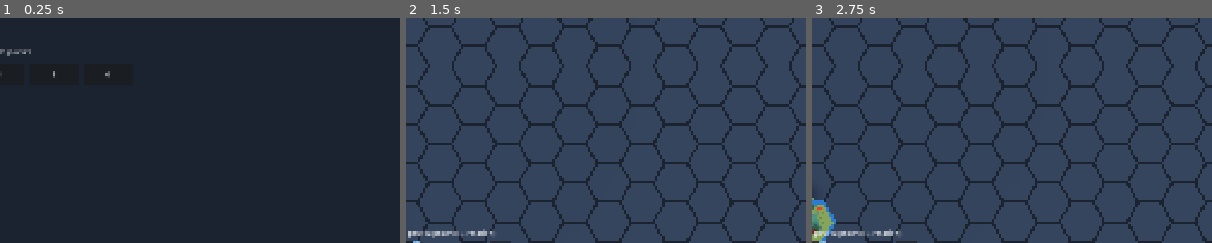
Above: before the commit, frames 1-3 (left to right).
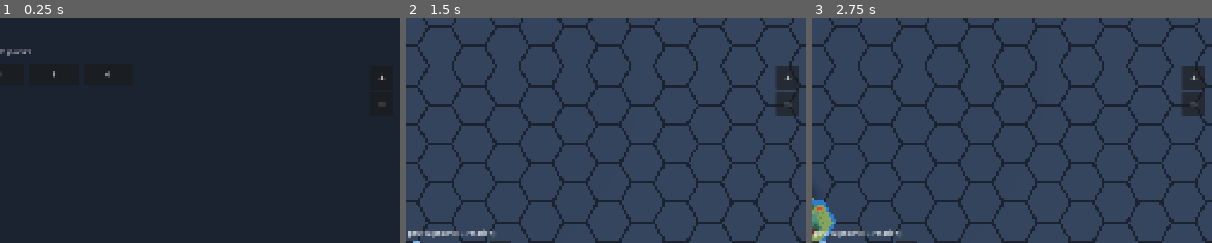
Above: after the commit, the same moments.

Repository: yoann-shopopop/shopopop-express
Game: Godot game, scene res://scenes/main.tscn
Two runs of this game, one before a commit and one after it. Both use one fixed random seed, a clock stepped at 60 frames per second and the inputs below.
Inputs (mouse positions are % of the whole screen's width and height, from its top left):
- Up to frame 1 (0.25 s): no input
- Up to frame 2 (1.5 s): click (98, 53) at 0.5 s, where only the run after the commit has a clickable "+"; click "2" at 1.25 s
- Up to frame 3 (2.75 s): click (39, 94) at 2.02 s
The pictures show only the part of the screen within x 50-100%, y 39-89%; the shares and areas given below are measured in that part.

The runs differ from the first frame. In frame 1, less than 0.1% of the frame differs, in the area x 94-97%, y 25-40%; in frame 2, 1.0%, in the area x 92-99%, y 21-44%; in frame 3, 1.0%.

Commit message:
feat(camera): zoom & déplacement au trackpad + boutons +/- à l'écran
La vue ne pouvait ni zoomer ni se déplacer au pavé tactile : le CameraRig ne
gérait que le tactile (InputEventScreenTouch/Drag), jamais les gestes trackpad
macOS. Ajoute la prise en charge du pincement (InputEventMagnifyGesture → zoom)
et du glissement deux doigts (InputEventPanGesture → déplacement, le plateau
suit les doigts, vitesse réglable). Ajoute aussi un contrôle ZoomControls
(boutons +/-) toujours visible, calé sur le bord droit et indépendant de la
phase, câblé à la caméra via signaux depuis main.gd.

Co-Authored-By: Claude Opus 4.8 (1M context) <noreply@anthropic.com>

Diff:
--- a/src/interaction/camera_rig.gd
+++ b/src/interaction/camera_rig.gd
@@ -3,11 +3,17 @@
 ## Pan & zoom for the orthographic top-down camera, on mouse and touch.
 ##
 ## Mouse: wheel zooms, right-drag pans. Touch: two fingers pinch-zoom and pan together
-## (a single finger is left for the placement controller). Movement stays on the XZ plane.
+## (a single finger is left for the placement controller). Trackpad: pinch (magnify) zooms,
+## two-finger swipe (pan gesture) pans. On-screen +/- buttons drive zoom via [method zoom_in] /
+## [method zoom_out]. Movement stays on the XZ plane.
 
 @export var min_size: float = 4.0
 @export var max_size: float = 60.0
 @export var zoom_step: float = 0.1
+## Step applied by the on-screen +/- buttons (one click ≈ 20% zoom).
+@export var button_zoom_factor: float = 1.2
+## Trackpad two-finger swipe speed: the gesture delta is tiny, so scale it up to pixel-like motion.
+@export var pan_gesture_speed: float = 12.0
 
 var _mouse_panning: bool = false
 var _touches: Dictionary = {}  # touch index -> Vector2 position
@@ -22,6 +28,12 @@
 		_handle_touch(event)
 	elif event is InputEventScreenDrag:
 		_handle_drag(event)
+	elif event is InputEventMagnifyGesture:
+		# Trackpad pinch: factor > 1 means fingers spread → zoom in (smaller ortho size).
+		_zoom(1.0 / event.factor)
+	elif event is InputEventPanGesture:
+		# Trackpad two-finger swipe: the board follows the fingers.
+		_pan_by_pixels(event.delta * pan_gesture_speed)
 
 
 func _handle_mouse_button(event: InputEventMouseButton) -> void:
@@ -65,6 +77,16 @@
 	get_viewport().set_input_as_handled()
 
 
+## Zooms in one button step (closer view, smaller ortho size).
+func zoom_in() -> void:
+	_zoom(1.0 / button_zoom_factor)
+
+
+## Zooms out one button step (wider view, larger ortho size).
+func zoom_out() -> void:
+	_zoom(button_zoom_factor)
+
+
 func _zoom(factor: float) -> void:
 	size = clampf(size * factor, min_size, max_size)
 
--- a/src/main.gd
+++ b/src/main.gd
@@ -15,6 +15,7 @@
 var _ghost: BlockGhost
 var _bridge_ghost: BlockGhost
 var _ui: PlacementUI
+var _zoom_controls: ZoomControls
 var _library: Array[BlockDefinition] = []
 var _characters: Array[CharacterDefinition] = []
 var _bridge: BlockDefinition
@@ -29,6 +30,10 @@
 	_camera = _build_camera()
 	_build_light()
 	_build_environment()
+	_zoom_controls = ZoomControls.new()
+	add_child(_zoom_controls)
+	_zoom_controls.zoom_in_requested.connect(_camera.zoom_in)
+	_zoom_controls.zoom_out_requested.connect(_camera.zoom_out)
 	_ui = PlacementUI.new()
 	add_child(_ui)
 	_ui.player_count_chosen.connect(_on_player_count_chosen)
--- /dev/null
+++ b/src/ui/zoom_controls.gd
@@ -0,0 +1,36 @@
+class_name ZoomControls
+extends CanvasLayer
+## Always-on +/- zoom buttons, anchored to the right edge and vertically centered so they clear the
+## top labels and the bottom action bar. Phase-independent (lives across setup and game). Emits
+## intents; main.gd wires them to the CameraRig. Trackpad pinch and mouse wheel still zoom directly.
+
+signal zoom_in_requested
+signal zoom_out_requested
+
+const BUTTON_SIZE := Vector2(56, 56)
+const EDGE_MARGIN := 16
+
+
+func _ready() -> void:
+	var anchor := MarginContainer.new()
+	anchor.set_anchors_and_offsets_preset(Control.PRESET_CENTER_RIGHT)
+	anchor.grow_horizontal = Control.GROW_DIRECTION_BEGIN
+	anchor.add_theme_constant_override("margin_right", EDGE_MARGIN)
+	add_child(anchor)
+
+	var column := VBoxContainer.new()
+	column.add_theme_constant_override("separation", 8)
+	anchor.add_child(column)
+
+	column.add_child(_make_button("+", zoom_in_requested))
+	column.add_child(_make_button("−", zoom_out_requested))  # U+2212 minus sign
+
+
+func _make_button(label: String, intent: Signal) -> Button:
+	var button := Button.new()
+	button.text = label
+	button.custom_minimum_size = BUTTON_SIZE
+	button.add_theme_font_size_override("font_size", 28)
+	button.focus_mode = Control.FOCUS_NONE  # don't steal keyboard focus from the board
+	button.pressed.connect(func() -> void: intent.emit())
+	return button
Not shown, added: src/ui/zoom_controls.gd.uid
